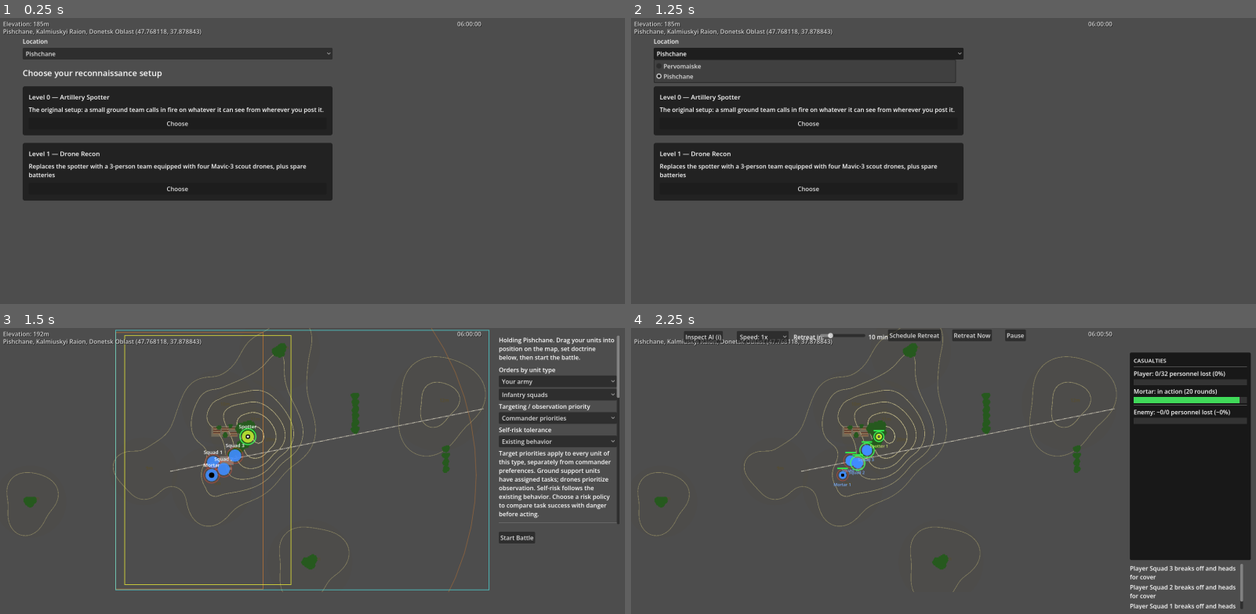
Above: before the commit, frames 1-4 (two rows, left to right).
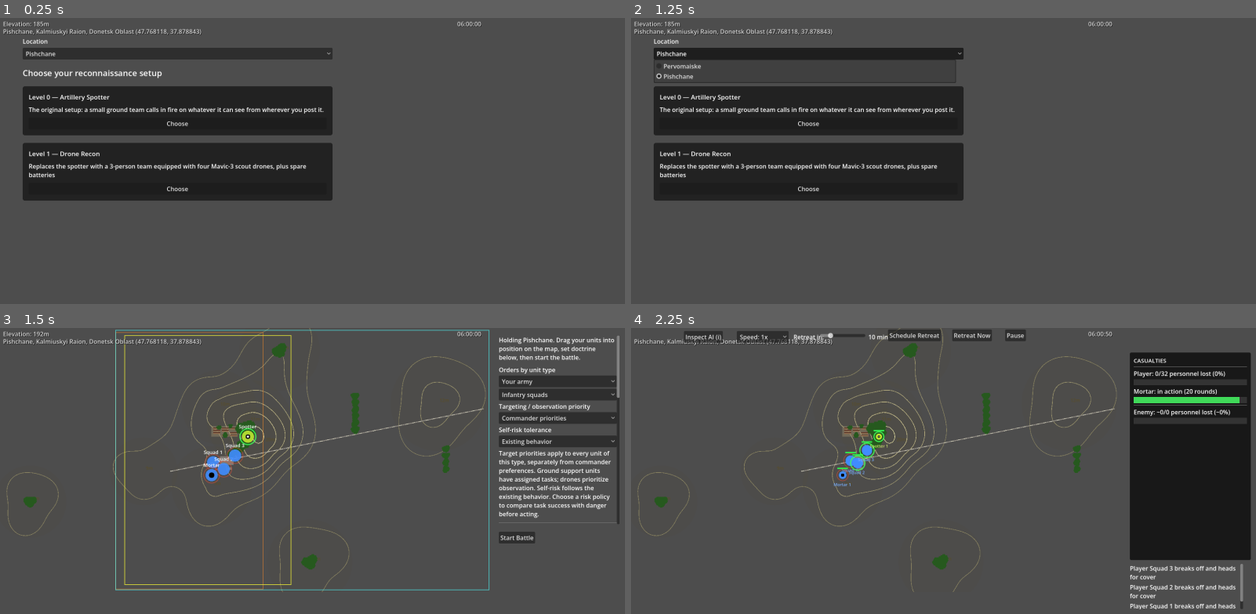
Above: after the commit, the same moments.

Repository: verybadcat/Drones
Game: Godot game, scene res://scenes/Main.tscn
Two runs of this game, one before a commit and one after it. Both use one fixed random seed, a clock stepped at 60 frames per second and the inputs below.
Inputs:
- Up to frame 1 (0.25 s): no input
- Up to frame 2 (1.25 s): click "Pishchane" at 0.5 s
- Up to frame 3 (1.5 s): click "Choose" at 1.25 s
- Up to frame 4 (2.25 s): click "Start Battle" at 2 s

Frames 1-2 are identical in both runs. In frame 3, 0.1% of the frame differs, in the area x 69-77%, y 0-93%; in frame 4, nothing differs.

Commit message:
Extend mortar range to real 82mm figures; fix a test blinded by it
MORTAR_MAX_RANGE (3500m, never actually cited to a real system) was
short enough that the median real distance between the two sides'
mortar positions on this game's current maps already exceeded it -
cross-mortar counter-battery was geometrically impossible more than
80% of the time, which is what was actually suppressing the player's
own counter-battery rate against the enemy (a diagnostic found it at
9% against an intended 22%), not the percentage tuning itself. Raised
to 5000m - the conservative end of real, recent (2023-2024) reporting
on 82mm mortars in this exact war: Ukrainian-produced shells cited to
4500m, Russia's issued 2B24 82mm light mortar rated to 6000m.

This broke test_mortar_hunts_known_mortar.gd's own measurement, not
the underlying game behavior: the test's "known enemy mortar" gate
only checked visual sighting, but the real hunting mechanism also
accepts a muzzle-flash/counter-battery detection lead independent of
it - confirmed directly, every failing trial's enemy mortar showed
detected-firing true while visual sighting stayed false the whole
battle, real mortar duels resolved the way real counter-battery radar
actually works. A second gap: with mortars now often already in range
of each other the instant either is discovered, the priority gets
honored through the faster direct-engagement tier instead of the
movement tier the test was checking. Both broadened; re-measured at a
healthy 52.4% against the same 2% floor.

Co-Authored-By: Claude Sonnet 5 <noreply@anthropic.com>

Diff:
--- a/scripts/game_config.gd
+++ b/scripts/game_config.gd
@@ -1637,7 +1637,23 @@
 # requirement of its own, and firing does not automatically reveal one to
 # enemy squads the way a rifle's muzzle flash does. But it is NOT unlimited
 # range: a real light/medium mortar tops out well short of the whole map.
-const MORTAR_MAX_RANGE: float = 3500.0 * PIXELS_PER_METER
+#
+# Raised from an earlier, uncited 3500m to real, recent (2023-2024) 82mm
+# figures from this exact war: reporting on Ukrainian-produced 82mm mortar
+# shells cites a max range of 4500m, and Russia's currently-issued 2B24
+# 82mm light mortar is rated to 6000m — both well above the older Soviet-
+# era 82-BM-37's own 3040m, which the previous 3500m figure was closer to
+# despite not actually citing it. Set at the conservative end of that
+# 4500-6000m range, not the high end, matching this file's own established
+# practice for a cited range with real uncertainty in it (see
+# DRONE_DIRECTED_MORTAR_ACCURACY_MULTIPLIER's identical reasoning). Found
+# to matter concretely, not just cosmetically: at the old 3500m, a direct
+# empirical check found the median real distance between the two sides'
+# own mortar positions on this game's current (larger, right-tailed-
+# assault) maps already exceeded it — cross-mortar counter-battery duels
+# were geometrically impossible more often than any hold/scoot chance
+# tuning could ever compensate for.
+const MORTAR_MAX_RANGE: float = 5000.0 * PIXELS_PER_METER
 
 ## Squad tactics: the enemy tries to flank toward the friendly mortar (see
 ## BattleManager._enemy_advance_objective/_score_advance_candidate), and
--- a/scripts/tests/test_mortar_hunts_known_mortar.gd
+++ b/scripts/tests/test_mortar_hunts_known_mortar.gd
@@ -11,6 +11,20 @@
 ## easy to silently regress — measuring it directly here, once, so it can't
 ## quietly break again.
 ##
+## "Known" and "prioritizing" were both broadened once already (2026-09-11,
+## after MORTAR_MAX_RANGE was extended to real 82mm figures): "known" now
+## also counts a muzzle-flash/counter-battery detection, not just visual
+## sighting (a mortar duel can resolve entirely through detected-firing
+## leads without either side ever visually spotting the other), and
+## "prioritizing" now also counts direct engagement via the higher
+## "Target available" tier, not just the "Destroy enemy mortars" movement
+## tier specifically — a long enough real range means the mortar is very
+## often already in range of a known enemy mortar the instant it's
+## discovered, with no repositioning ever needed at all. Both are the
+## actual mechanism the game uses; the original, narrower measurement just
+## went blind once the range change made the faster of the two paths the
+## common one, reading a false 0% for underlying behavior that was intact.
+##
 ## Run: godot --headless --path . --script res://scripts/tests/test_mortar_hunts_known_mortar.gd
 
 const TestBattleManagerScript := preload("res://scripts/tests/test_battle_manager.gd")
@@ -19,7 +33,10 @@
 const TRIALS_PER_MODE := 8
 const TICK_DELTA := 0.5
 const EARLY_WINDOW_S := 1800.0 # first 30 tactical minutes
-# A floor, not today's exact measured value (~4.9% at time of writing) —
+# A floor, not today's exact measured value (~52% at time of writing,
+# after both this test's own broadened "known"/"prioritizing" definitions
+# and the real-range extension that made direct engagement common — see
+# this file's own top doc comment) —
 # tuning changes are expected to move this around; regressing all the way
 # back to (near) zero is what this guards against.
 const MIN_HUNT_TIME_FRACTION := 0.02
@@ -75,16 +92,51 @@
 				last_time = bm.scenario_elapsed_time
 				if mortar == null or mortar.state != Unit.State.ACTIVE:
 					continue
+				# "Known" has to match what _mortar_hunt_fix_for/_known_enemy_
+				# mortar_lead actually treat as a huntable lead — visual
+				# sighting OR a muzzle-flash/counter-battery detection (see
+				# BattleManager.mortar_ever_detected_firing) — not just
+				# visual sighting alone. Checking only is_visible/
+				# player_has_been_sighted here undercounts real hunting
+				# activity: a mortar duel can resolve entirely through
+				# detected-firing leads without either side ever achieving
+				# true visual sighting of the other (found directly while
+				# investigating why this test read a false 0% after
+				# MORTAR_MAX_RANGE was extended — the underlying hunting
+				# behavior was intact; this measurement was just blind to
+				# the channel that had become dominant).
 				var any_known_enemy_mortar := false
 				for e in bm.enemy_units:
-					if e.kind == Unit.Kind.MORTAR and (e.is_visible or e.player_has_been_sighted):
+					if e.kind != Unit.Kind.MORTAR:
+						continue
+					if e.is_visible or e.player_has_been_sighted or bm.mortar_ever_detected_firing(e):
 						any_known_enemy_mortar = true
 				if not any_known_enemy_mortar:
 					continue
 				known_mortar_seconds += delta
 				var reasoning: Dictionary = bm._mortar_reasoning.get(mortar, {})
-				if reasoning.get("tier", "") == "Destroy enemy mortars":
+				var tier: String = reasoning.get("tier", "")
+				# "Prioritizing destroying enemy mortars" isn't only ever
+				# the MOVEMENT tier below — with a long enough real range
+				# (see GameConfig.MORTAR_MAX_RANGE's own doc comment), the
+				# mortar is very often ALREADY in range of a known enemy
+				# mortar the instant it's discovered, resolving straight
+				# through the higher, faster "Target available" tier (step
+				# 0's own memoized shot, which _pick_target already gives
+				# an enemy mortar candidate overriding priority in) instead
+				# of ever needing to physically close the distance first.
+				# Both are the SAME underlying priority actually being
+				# honored — checking only the movement tier undercounts
+				# real hunting activity precisely when the range-driven
+				# "direct engagement, no repositioning needed" case is
+				# common (found directly while investigating a false 0%
+				# after MORTAR_MAX_RANGE was extended).
+				if tier == "Destroy enemy mortars":
 					hunt_seconds += delta
+				elif tier == "Target available":
+					var current_target: Unit = bm._mortar_shot_this_tick(mortar, bm.enemy_units)
+					if current_target != null and current_target.kind == Unit.Kind.MORTAR:
+						hunt_seconds += delta
 			bm.queue_free()
 
 	var fraction: float = hunt_seconds / max(known_mortar_seconds, 1.0)
Not shown, changed: docs/designs/tactical-commander-doctrine.md
